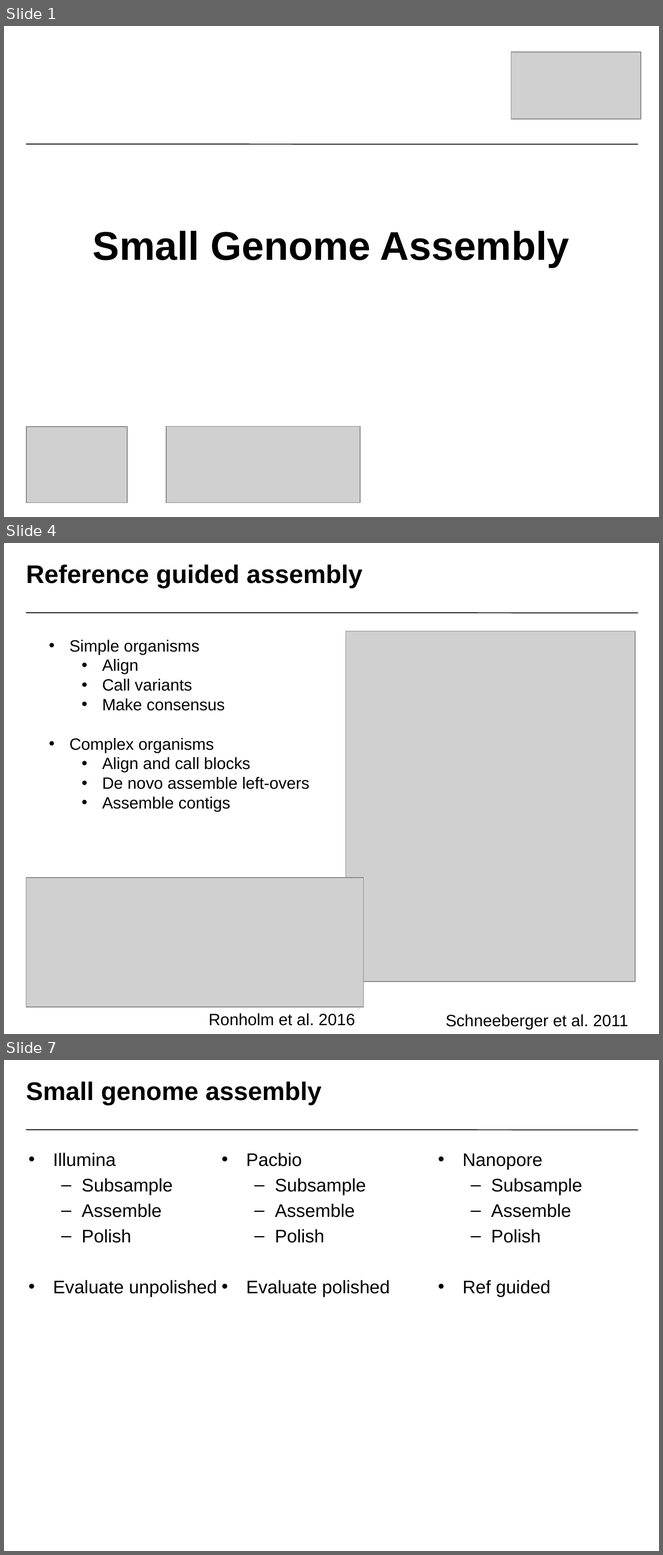
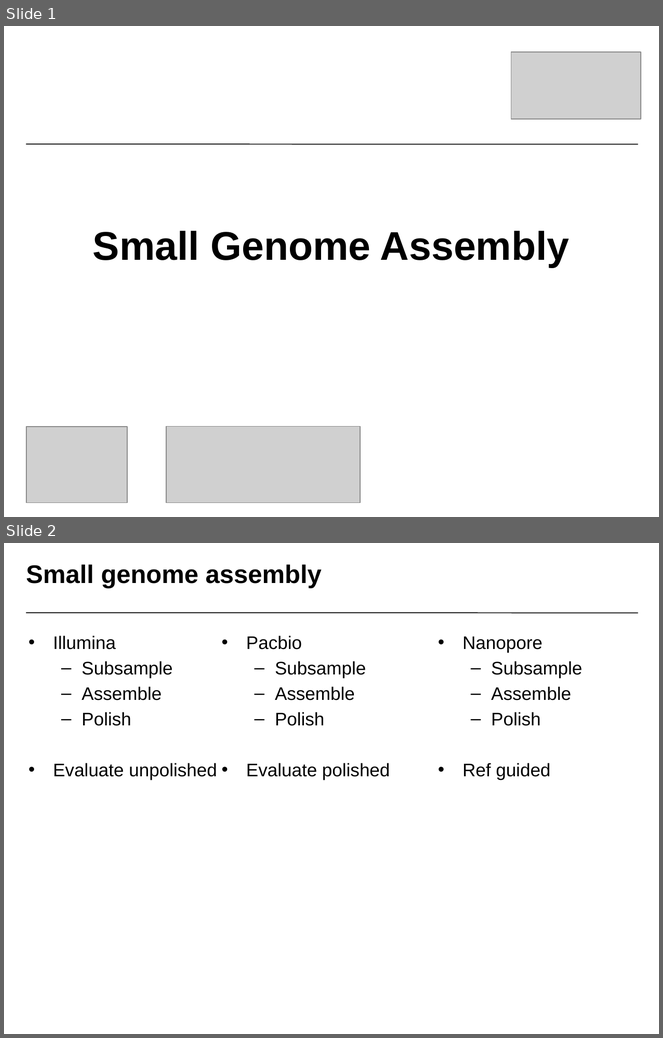
Before and after one commit to NBISweden/workshop-genome_assembly, a slide deck: slides/Small_Genome_Assembly.pptx. Shown one above the other, each under a label of ours: slides 1, 4 and 7 before the commit, slides 1 and 2 after it; the slides between them are not shown. The pictures are 663x1555 and 663x1038 pixels, drawn with LibreOffice and Linux fonts; fonts in the diff are those of the drawing; grey boxes stand for pictures; background and template pictures are left out. Boxes give left, top, right and bottom in pixels: in the first picture for what was removed or moved away, otherwise in the second. Text is boxed around its words. In the diff, an @@ line names an element or a change of style, - is before the commit and + after.

```diff
--- a/slides/Small_Genome_Assembly.pptx
+++ b/slides/Small_Genome_Assembly.pptx
@@ slide 4 removed at (4,543,659,1034), background #FFFFFF; not listed: 1 template element that a slide beside it also shows @@
@@ title removed at (26,564,363,588) @@
-Reference guided assembly
@@ picture removed at (346,631,636,982) @@
@@ text removed at (70,640,309,812) @@
-• Simple organisms
-  • Align
-  • Call variants
-  • Make consensus
-• Complex organisms
-  • Align and call blocks
-  • De novo assemble left-overs
-  • Assemble contigs
@@ picture removed at (26,878,364,1007) @@
@@ text removed at (209,1014,355,1026) @@
-Ronholm et al. 2016
@@ text removed at (446,1015,629,1030) @@
-Schneeberger et al. 2011
@@ what was slide 7 is now slide 2 @@
```
Also in this commit, not shown: 4 other slides removed, 4 other files.
